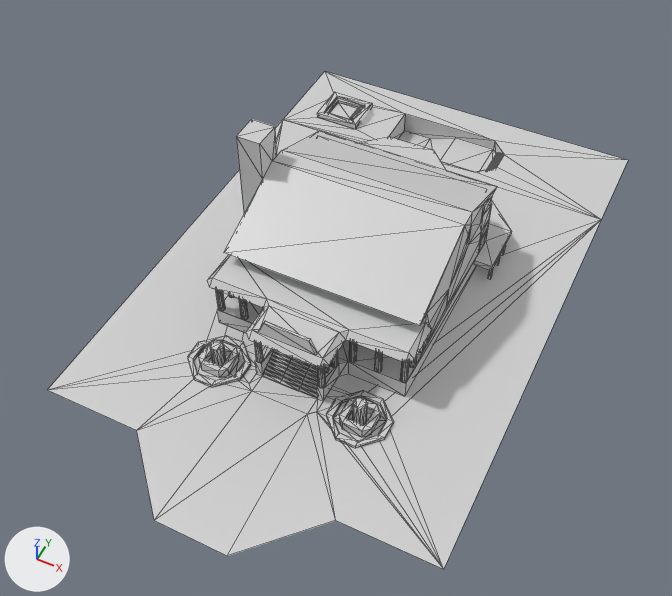
Renders of the COLLADA model SlumberParty/house.dae from each side of a commit.
One viewpoint serves both versions: a 50 mm camera at (0.83, -1.6, 2.07) aimed at (-0.01, 0.08, -0.04). Lighting does not change. The marker at lower left points along +X, +Y and +Z. Mesh edges are drawn as thin lines on the coarser meshes. Where no turn or scale is listed for an object, it has been applied to the vertices.

Objects in the first picture: 'deckTop', 'foundation', 'fountain', 'grass', 'ground', 'pool', 'poolTiles', 'porch', 'roofFlat', 'roofFront', 'roofTiles', 'walls'.
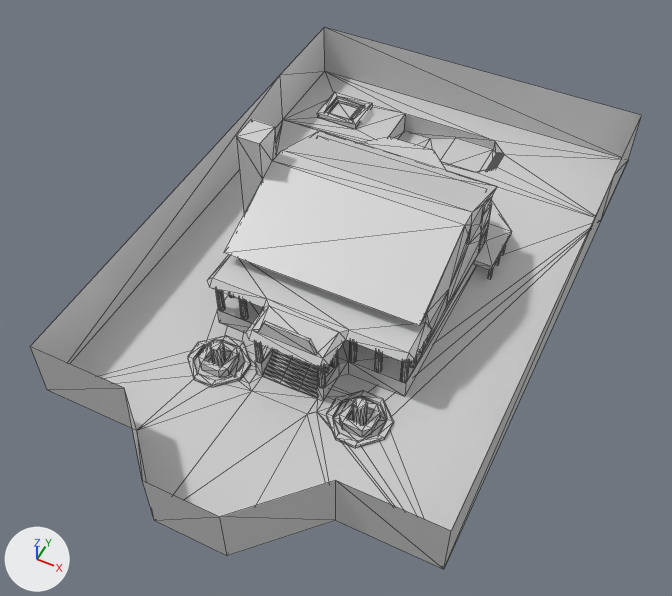
Pixel boxes (x1, y1, x2, y2) of what changed, in the pictures (672 x 596 px):
'wall', added
    after: (30, 27, 641, 569)

The change, as a list of edits to the scene's bpy script:
```text
Add mat_wall:
    mat_wall = principled_material('wall')
    mat_wall.base_color = (0.64, 0.64, 0.64)  # light grey #d1d1d1
    mat_wall.roughness = 0.44
Add me_wall:
    me_wall.from_pydata([(0.6, 0.86, -0.11), (-0.63, 0.86, -0.11), (0.3, -0.55, -0.11), (-0.12, -0.76, -0.11), (0.1, -0.76, -0.11), (-0.63, -0.55, -0.11), (0.6, -0.55, -0.11), (-0.32, -0.55, -0.11), (0.6, 0.86, 0.09), (-0.63, 0.86, 0.09), (0.3, -0.55, 0.09), (-0.12, -0.76, 0.09), (0.1, -0.76, 0.09), (-0.63, -0.55, 0.09), (0.6, -0.55, 0.09), (-0.32, -0.55, 0.09), (0.6, 1.21, -0.11), (-0.63, 1.21, -0.11), (0.6, 1.21, 0.09), (-0.63, 1.21, 0.09)], [], [(2, 12, 10), (5, 9, 13), (3, 12, 4), (6, 8, 0), (7, 11, 3), (5, 15, 7), (6, 10, 14), (17, 9, 1), (16, 19, 17), (16, 8, 18), (2, 4, 12), (5, 1, 9), (3, 11, 12), (6, 14, 8), (7, 15, 11), (5, 13, 15), (6, 2, 10), (17, 19, 9), (16, 18, 19), (16, 0, 8)])
    me_wall.materials.append(mat_wall)  # light grey #d1d1d1
Add ob_wall:
    ob_wall = bpy.data.objects.new('wall', me_wall)
    ob_wall.location = (0.0, 0.0, 0.0)
```
